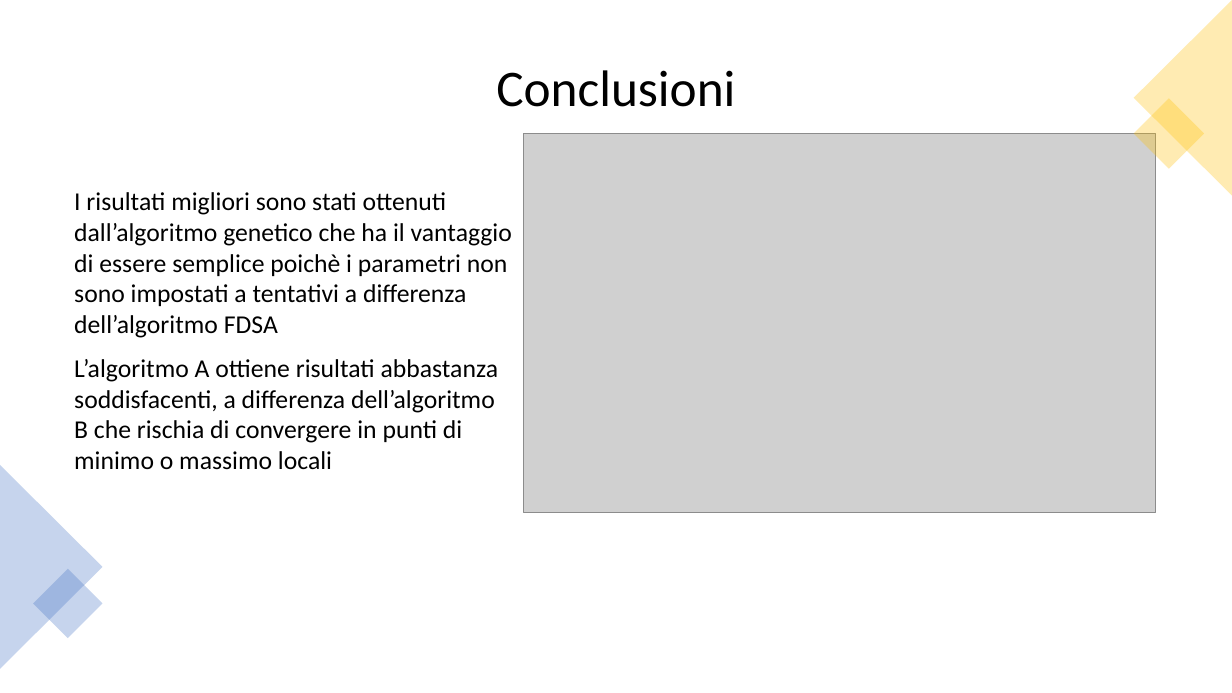
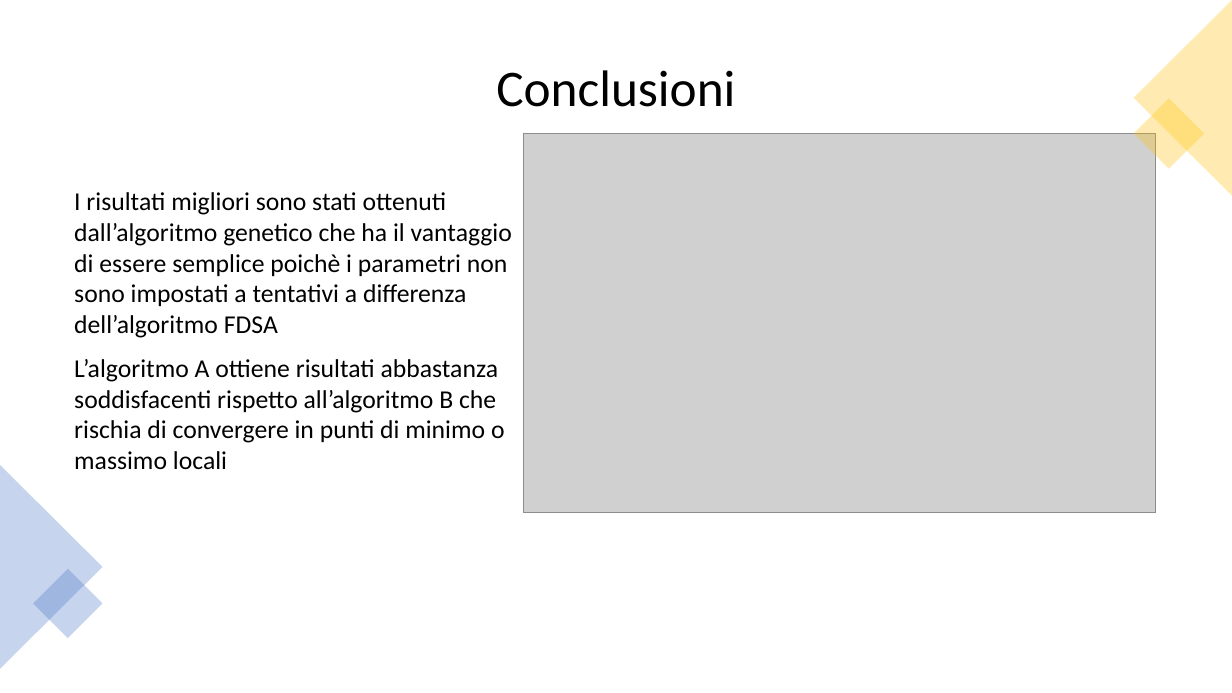
Before and after one commit to af20/mds_decision_making, a slide deck: slide 12 of R/Decision Making slides.pptx. Drawn at 1232x693 pixels with LibreOffice and Linux fonts; fonts in the diff are those of the drawing; grey boxes stand for pictures. Boxes give left, top, right and bottom in pixels: in the first picture for what was removed or moved away, otherwise in the second. Text is boxed around its words. In the diff, an @@ line names an element or a change of style, - is before the commit and + after.

```diff
--- a/R/Decision Making slides.pptx
+++ b/R/Decision Making slides.pptx
@@ text at <box>74,359,505,470</box>: text changed @@
-L’algoritmo A ottiene risultati abbastanza soddisfacenti, a differenza dell’algoritmo B che rischia di convergere in punti di minimo o massimo locali
+L’algoritmo A ottiene risultati abbastanza soddisfacenti rispetto all’algoritmo B che rischia di convergere in punti di minimo o massimo locali
```
Also in this commit, not shown: 3 other slides changed.
